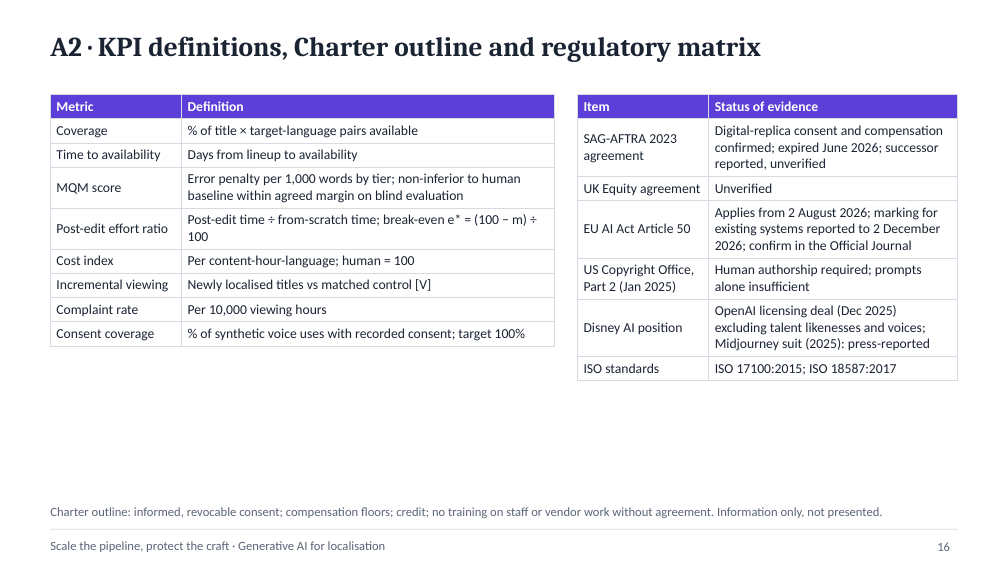
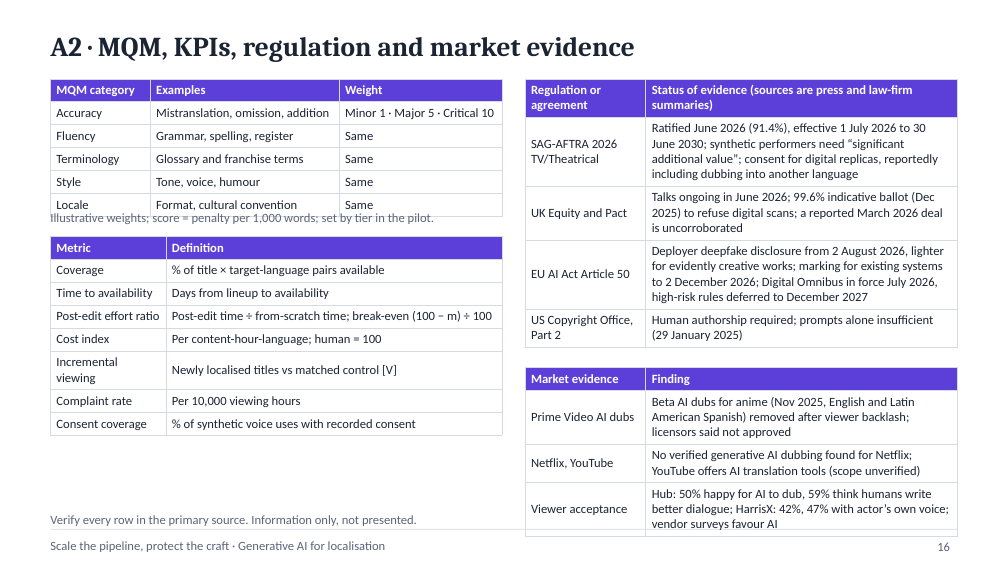
Before and after one commit to karanrg22-svg/skill, a slide deck: slide 16 of output/D_Academic_Localisation.pptx. Drawn at 1008x567 pixels with LibreOffice and Linux fonts; fonts in the diff are those of the drawing. Boxes give left, top, right and bottom in pixels: in the first picture for what was removed or moved away, otherwise in the second. Text is boxed around its words. In the diff, an @@ line names an element or a change of style, - is before the commit and + after.

```diff
--- a/output/D_Academic_Localisation.pptx
+++ b/output/D_Academic_Localisation.pptx
@@ text at (50,37,635,62): text changed @@
-A2 · KPI definitions, Charter outline and regulatory matrix
+A2 · MQM, KPIs, regulation and market evidence
@@ table at (51,79,502,214) @@
-Metric | Definition
-Coverage | % of title × target-language pairs available
-Time to availability | Days from lineup to availability
-MQM score | Error penalty per 1,000 words by tier; non-inferior to human baseline within agreed margin on blind evaluation
-Post-edit effort ratio | Post-edit time ÷ from-scratch time; break-even e* = (100 − m) ÷ 100
-Cost index | Per content-hour-language; human = 100
-Incremental viewing | Newly localised titles vs matched control [V]
-Complaint rate | Per 10,000 viewing hours
-Consent coverage | % of synthetic voice uses with recorded consent; target 100%
+MQM category | Examples | Weight
+Accuracy | Mistranslation, omission, addition | Minor 1 · Major 5 · Critical 10
+Fluency | Grammar, spelling, register | Same
+Terminology | Glossary and franchise terms | Same
+Style | Tone, voice, humour | Same
+Locale | Format, cultural convention | Same
@@ table: place and size @@
-table at (51,95,555,345)
+table at (51,79,502,214)
@@ table at (525,79,957,345) @@
-row 1: Item | Status of evidence
-row 2: SAG-AFTRA 2023 agreement | Digital-replica consent and compensation confirmed; expired June 2026; successor reported, unverified
-row 3: UK Equity agreement | Unverified
-row 4: EU AI Act Article 50 | Applies from 2 August 2026; marking for existing systems reported to 2 December 2026; confirm in the Official Journal
-row 5: US Copyright Office, Part 2 (Jan 2025) | Human authorship required; prompts alone insufficient
-row 6: Disney AI position | OpenAI licensing deal (Dec 2025) excluding talent likenesses and voices; Midjourney suit (2025): press-reported
-row 7: ISO standards | ISO 17100:2015; ISO 18587:2017
+row 1: Regulation or agreement | Status of evidence (sources are press and law-firm summaries)
+row 2: SAG-AFTRA 2026 TV/Theatrical | Ratified June 2026 (91.4%), effective 1 July 2026 to 30 June 2030; synthetic performers need “significant additional value”; consent for digital replicas, reportedly including dubbing into another language
+row 3: UK Equity and Pact | Talks ongoing in June 2026; 99.6% indicative ballot (Dec 2025) to refuse digital scans; a reported March 2026 deal is uncorroborated
+row 4: EU AI Act Article 50 | Deployer deepfake disclosure from 2 August 2026, lighter for evidently creative works; marking for existing systems to 2 December 2026; Digital Omnibus in force July 2026, high-risk rules deferred to December 2027
+row 5: US Copyright Office, Part 2 | Human authorship required; prompts alone insufficient (29 January 2025)
@@ table: place and size @@
-table at (578,95,958,379)
+table at (525,79,957,345)
@@ text added at (50,212,434,224), 12 pt, text #5B6577 @@
+Illustrative weights; score = penalty per 1,000 words; set by tier in the pilot.
@@ table added at (51,236,502,434), 8 rows, 2 columns @@
+Metric | Definition
+Coverage | % of title × target-language pairs available
+Time to availability | Days from lineup to availability
+Post-edit effort ratio | Post-edit time ÷ from-scratch time; break-even (100 − m) ÷ 100
+Cost index | Per content-hour-language; human = 100
+Incremental viewing | Newly localised titles vs matched control [V]
+Complaint rate | Per 10,000 viewing hours
+Consent coverage | % of synthetic voice uses with recorded consent
@@ table added at (525,368,957,534), 4 rows, 2 columns @@
+Market evidence | Finding
+Prime Video AI dubs | Beta AI dubs for anime (Nov 2025, English and Latin American Spanish) removed after viewer backlash; licensors said not approved
+Netflix, YouTube | No verified generative AI dubbing found for Netflix; YouTube offers AI translation tools (scope unverified)
+Viewer acceptance | Hub: 50% happy for AI to dub, 59% think humans write better dialogue; HarrisX: 42%, 47% with actor’s own voice; vendor surveys favour AI
@@ text removed at (50,507,883,518) @@
-Charter outline: informed, revocable consent; compensation floors; credit; no training on staff or vendor work without agreement. Information only, not presented.
@@ text added at (50,515,417,526), 12 pt, text #5B6577 @@
+Verify every row in the primary source. Information only, not presented.
```
Also in this commit, not shown: 7 other slides changed, 1 other file.
